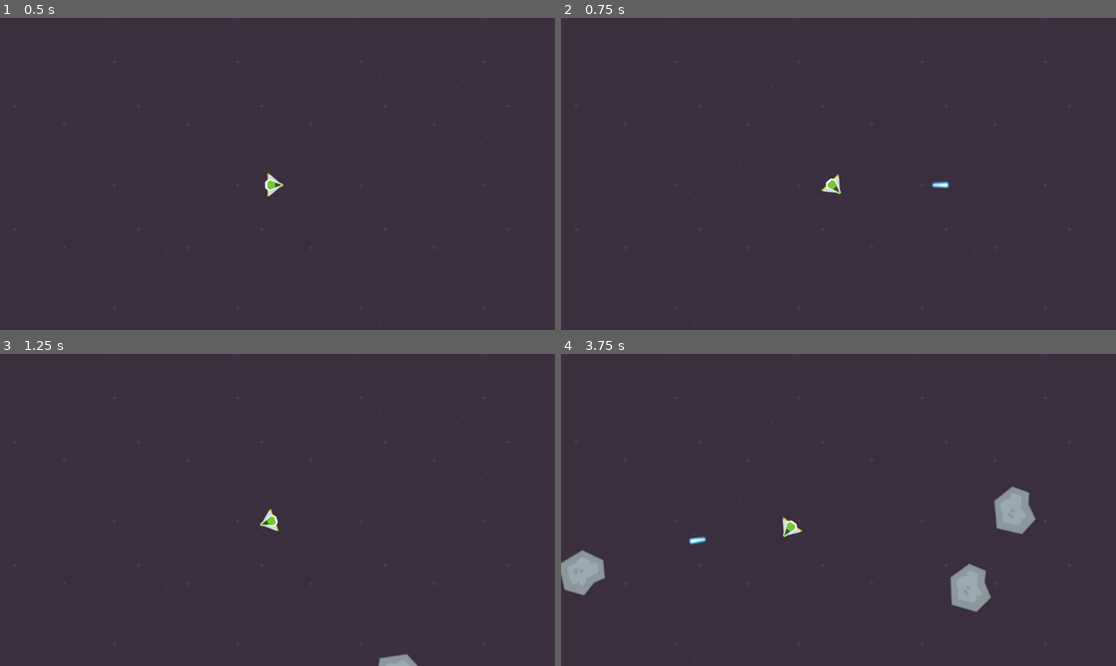
Above: before the commit, frames 1-4 (two rows, left to right).
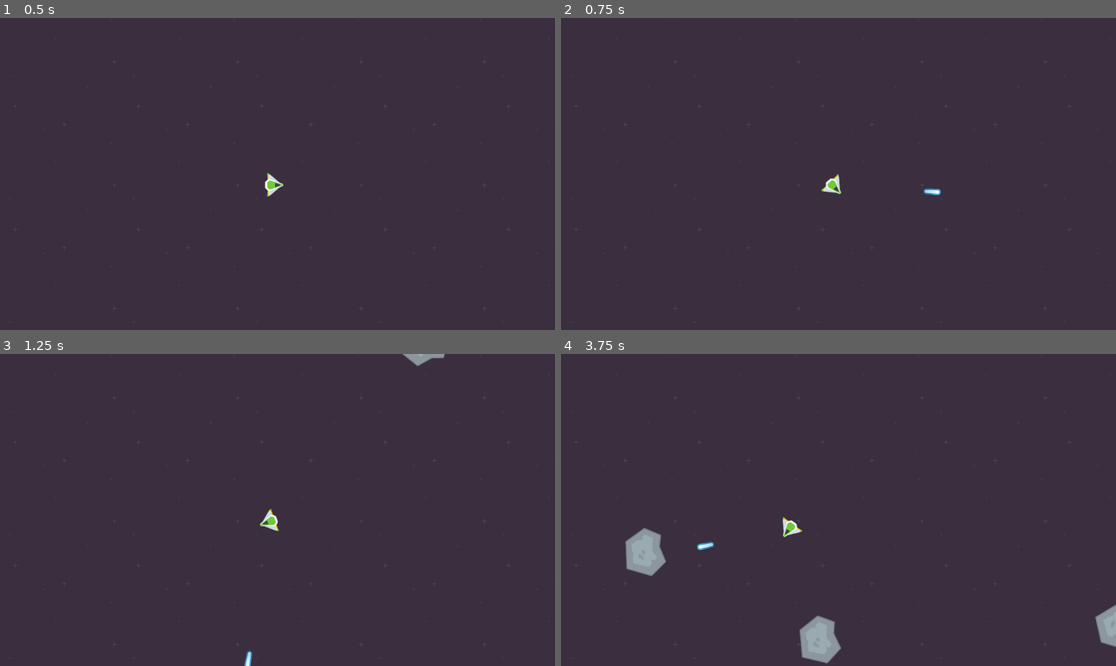
Above: after the commit, the same moments.

Repository: kwakoo-dev/20gc-04-asteroids
Game: Godot game, scene res://scenes/game.tscn
Two runs of this game, one before a commit and one after it. Both use one fixed random seed, a clock stepped at 60 frames per second and the inputs below. Sound files missing from this copy of the repository are replaced by a short silence.
Inputs:
- Up to frame 1 (0.5 s): no input
- Up to frame 2 (0.75 s): tap Enter at 0.5 s; hold D (right) from 0.53 s (still down); hold Space (shoot) from 0.53 s (still down)
- Up to frame 3 (1.25 s): keep holding D (right); keep holding Space (shoot)
- Up to frame 4 (3.75 s): release D (right) at 1.28 s; release Space (shoot) at 1.28 s; hold A (left) 1.28-2.03 s; tap Space (shoot) at 1.35, 2.85 s; hold D (right) 2.03-2.78 s; hold Space (shoot) 2.03-2.78 s; hold W (accelerate) 2.78-3.53 s; hold A (left) from 3.53 s (still down); hold Space (shoot) from 3.53 s (still down)

Frame 1 is identical in both runs. In frame 2, 0.1% of the frame differs, in the area x 65-70%, y 52-57%; in frame 3, 0.4%; in frame 4, 4.7%, in the area x 0-100%, y 42-100%.

Commit message:
- spawn 2 smaller asteroids when one is destroyed - automatic shooting while action button is held

Diff:
--- a/project.godot
+++ b/project.godot
@@ -19,6 +19,9 @@
 
 asteroids=""
 bullets=""
+small=""
+medium=""
+big=""
 
 [input]
 
--- a/scenes/asteroid.tscn
+++ b/scenes/asteroid_big.tscn
@@ -10,7 +10,7 @@
 [sub_resource type="CircleShape2D" id="CircleShape2D_u87q6"]
 radius = 40.7922
 
-[node name="Asteroid" type="RigidBody2D" groups=["asteroids"]]
+[node name="Asteroid_big" type="RigidBody2D" groups=["asteroids", "big"]]
 collision_layer = 2
 collision_mask = 7
 physics_material_override = SubResource("PhysicsMaterial_p0ukn")
@@ -19,7 +19,7 @@
 max_contacts_reported = 100
 script = ExtResource("1_6mo6b")
 
-[node name="MeteorGreyBig1" type="Sprite2D" parent="."]
+[node name="Sprite" type="Sprite2D" parent="."]
 texture = ExtResource("2_t4se3")
 
 [node name="CollisionShape2D" type="CollisionShape2D" parent="."]
--- /dev/null
+++ b/scenes/asteroid_medium.tscn
@@ -0,0 +1,32 @@
+[gd_scene load_steps=6 format=3 uid="uid://db5656ri0id44"]
+
+[ext_resource type="Script" uid="uid://c5aspwul5a5rf" path="res://scripts/asteroid.gd" id="1_pofgt"]
+[ext_resource type="Texture2D" uid="uid://cjvdiyucun8jm" path="res://gfx/meteorGrey_med1.png" id="2_pofgt"]
+[ext_resource type="AudioStream" uid="uid://cvvkxnkt1q40h" path="res://sfx/Boom74.wav" id="3_si1u6"]
+
+[sub_resource type="PhysicsMaterial" id="PhysicsMaterial_p0ukn"]
+bounce = 1.0
+
+[sub_resource type="CircleShape2D" id="CircleShape2D_u87q6"]
+radius = 24.0
+
+[node name="Asteroid_medium" type="RigidBody2D" groups=["asteroids", "medium"]]
+collision_layer = 2
+collision_mask = 7
+mass = 0.8
+physics_material_override = SubResource("PhysicsMaterial_p0ukn")
+gravity_scale = 0.0
+contact_monitor = true
+max_contacts_reported = 100
+script = ExtResource("1_pofgt")
+
+[node name="Sprite" type="Sprite2D" parent="."]
+texture = ExtResource("2_pofgt")
+
+[node name="CollisionShape2D" type="CollisionShape2D" parent="."]
+shape = SubResource("CircleShape2D_u87q6")
+
+[node name="ExplosionSound" type="AudioStreamPlayer" parent="."]
+stream = ExtResource("3_si1u6")
+
+[connection signal="body_entered" from="." to="." method="_on_body_entered"]
--- /dev/null
+++ b/scenes/asteroid_small.tscn
@@ -0,0 +1,32 @@
+[gd_scene load_steps=6 format=3 uid="uid://bm6gkg13wus6c"]
+
+[ext_resource type="Script" uid="uid://c5aspwul5a5rf" path="res://scripts/asteroid.gd" id="1_x7wxb"]
+[ext_resource type="Texture2D" uid="uid://d0shf1rqud72j" path="res://gfx/meteorGrey_small1.png" id="2_x7wxb"]
+[ext_resource type="AudioStream" uid="uid://cvvkxnkt1q40h" path="res://sfx/Boom74.wav" id="3_kci4s"]
+
+[sub_resource type="PhysicsMaterial" id="PhysicsMaterial_p0ukn"]
+bounce = 1.0
+
+[sub_resource type="CircleShape2D" id="CircleShape2D_u87q6"]
+radius = 12.0
+
+[node name="Asteroid_small" type="RigidBody2D" groups=["asteroids", "small"]]
+collision_layer = 2
+collision_mask = 7
+mass = 0.6
+physics_material_override = SubResource("PhysicsMaterial_p0ukn")
+gravity_scale = 0.0
+contact_monitor = true
+max_contacts_reported = 100
+script = ExtResource("1_x7wxb")
+
+[node name="Sprite" type="Sprite2D" parent="."]
+texture = ExtResource("2_x7wxb")
+
+[node name="CollisionShape2D" type="CollisionShape2D" parent="."]
+shape = SubResource("CircleShape2D_u87q6")
+
+[node name="ExplosionSound" type="AudioStreamPlayer" parent="."]
+stream = ExtResource("3_kci4s")
+
+[connection signal="body_entered" from="." to="." method="_on_body_entered"]
--- a/scenes/game.tscn
+++ b/scenes/game.tscn
@@ -1,9 +1,11 @@
-[gd_scene load_steps=6 format=3 uid="uid://ben3elpy1lx6c"]
+[gd_scene load_steps=8 format=3 uid="uid://ben3elpy1lx6c"]
 
 [ext_resource type="PackedScene" uid="uid://jbr4385ve2fd" path="res://scenes/ship.tscn" id="1_80nbo"]
 [ext_resource type="Script" uid="uid://bddramc6psasf" path="res://scripts/game.gd" id="1_feb5d"]
 [ext_resource type="Texture2D" uid="uid://b63umytcy83sh" path="res://gfx/darkPurple.png" id="2_e2o6t"]
-[ext_resource type="PackedScene" uid="uid://b2ivcxu82jb4x" path="res://scenes/asteroid.tscn" id="2_lbhrr"]
+[ext_resource type="PackedScene" uid="uid://b2ivcxu82jb4x" path="res://scenes/asteroid_big.tscn" id="2_lbhrr"]
+[ext_resource type="PackedScene" uid="uid://db5656ri0id44" path="res://scenes/asteroid_medium.tscn" id="3_p57ef"]
+[ext_resource type="PackedScene" uid="uid://bm6gkg13wus6c" path="res://scenes/asteroid_small.tscn" id="4_u5sy4"]
 
 [sub_resource type="Curve2D" id="Curve2D_80nbo"]
 _data = {
@@ -13,7 +15,9 @@
 
 [node name="Game" type="Node2D"]
 script = ExtResource("1_feb5d")
-asteroid_scene = ExtResource("2_lbhrr")
+asteroid_scene_big = ExtResource("2_lbhrr")
+asteroid_scene_medium = ExtResource("3_p57ef")
+asteroid_scene_small = ExtResource("4_u5sy4")
 
 [node name="DarkPurple" type="Sprite2D" parent="."]
 texture_filter = 1
--- a/scripts/asteroid.gd
+++ b/scripts/asteroid.gd
@@ -4,7 +4,7 @@
 @export
 var asteroid_initial_force : int = 10000
 
-signal asteroid_destroyed(last_rotation : float)
+signal asteroid_destroyed(last_position : Vector2, last_rotation : float)
 
 var current_direction : Vector2 = Vector2.RIGHT
 var rotation_speed : float = 1000
@@ -20,9 +20,12 @@
 	rotation_speed = randf_range(-1, 1)
 	apply_force(start_direction.normalized() * asteroid_initial_force)
 
+
 func _physics_process(delta: float) -> void:
 	rotate(rotation_speed * delta)
 	var collision : KinematicCollision2D  = move_and_collide(current_direction * delta)
+	if collision:
+		linear_velocity = linear_velocity.bounce(collision.get_normal())
 
 func _integrate_forces(state: PhysicsDirectBodyState2D) -> void:
 	wrap_asteroid(state)
@@ -40,5 +43,5 @@
 	$CollisionShape2D.disabled = true
 	$ExplosionSound.play()
 	await $ExplosionSound.finished
-	asteroid_destroyed.emit(rotation)
+	asteroid_destroyed.emit(position, get_global_transform().get_rotation())
 	queue_free()
--- a/scripts/game.gd
+++ b/scripts/game.gd
@@ -1,7 +1,11 @@
 extends Node2D
 
 @export
-var asteroid_scene : PackedScene
+var asteroid_scene_big : PackedScene
+@export
+var asteroid_scene_medium : PackedScene
+@export
+var asteroid_scene_small : PackedScene
 
 @onready
 var spawn_point = $AsteroidSpawnPath/SpawnPoint
@@ -13,12 +17,33 @@
 func _on_spawn_timer_timeout() -> void:
 	var asteroids_count : int = get_tree().get_nodes_in_group("asteroids").size()
 	if asteroids_count < max_asteroid_count:
-		spawn_asteroid()
+		spawn_big_asteroid()
 
-func spawn_asteroid() -> void:
+func spawn_big_asteroid() -> void:
 	spawn_point.progress_ratio = randf()
+	var direction : Vector2 = (ship.position - spawn_point.position).rotated(randf_range(-PI/2, PI/2))
+	var asteroid : Asteroid = create_asteroid(asteroid_scene_big, spawn_point.position, direction, spawn_medium_asteroid)
+	add_child(asteroid)
+
+func spawn_medium_asteroid(last_position : Vector2, last_rotation : float) -> void:
+	var new_rotation_1 = Vector2.from_angle(last_rotation).rotated(deg_to_rad(135))
+	var new_rotation_2 = Vector2.from_angle(last_rotation).rotated(deg_to_rad(-135))
+	var asteroid_1 : Asteroid = create_asteroid(asteroid_scene_medium, last_position, new_rotation_1, spawn_small_asteroid)
+	var asteroid_2 : Asteroid = create_asteroid(asteroid_scene_medium, last_position, new_rotation_2, spawn_small_asteroid)
+	add_child(asteroid_1)
+	add_child(asteroid_2)
+
+func spawn_small_asteroid(last_position : Vector2, last_rotation : float) -> void:
+	var new_rotation_1 = Vector2.from_angle(last_rotation).rotated(deg_to_rad(135))
+	var new_rotation_2 = Vector2.from_angle(last_rotation).rotated(deg_to_rad(-135))
+	var asteroid_1 : Asteroid = create_asteroid(asteroid_scene_small, last_position, new_rotation_1)
+	var asteroid_2 : Asteroid = create_asteroid(asteroid_scene_small, last_position, new_rotation_2)
+	add_child(asteroid_1)
+	add_child(asteroid_2)
+
+func create_asteroid(asteroid_scene : PackedScene, position : Vector2, direction : Vector2, destroyed_callback : Callable = Callable()) -> Asteroid:
 	var asteroid : Asteroid = asteroid_scene.instantiate()
-	asteroid.position = spawn_point.position
-	var direction : Vector2 = (ship.position - asteroid.position)
-	asteroid.start_moving(direction.rotated(randf_range(-PI/2, PI/2)))
-	add_child(asteroid)
+	asteroid.position = position
+	asteroid.asteroid_destroyed.connect(destroyed_callback)
+	asteroid.start_moving(direction)
+	return asteroid
--- a/scripts/ship.gd
+++ b/scripts/ship.gd
@@ -2,6 +2,9 @@
 
 @export
 var laser_scene : PackedScene
+@export_custom(PROPERTY_HINT_NONE, "suffix:ms")
+var shoot_delay : int = 400
+var last_shoot_msec : int = 0
 
 var thrust_direction : Vector2 = Vector2.RIGHT
 var rotation_speed : float = 4.0
@@ -12,7 +15,6 @@
 var wrap_margin : float = ($ShiipSprite.get_rect().size.x + $ShiipSprite.get_rect().size.y) / 4.0
 @onready
 var viewport : Vector2 = get_viewport_rect().size
-
 
 func _physics_process(delta: float) -> void:
 	var rotation_input : float = Input.get_axis("left", "right")
@@ -25,13 +27,21 @@
 		velocity = velocity.bounce(collision.get_normal()) * 0.5
 	wrap_ship()
 
-func _input(event: InputEvent) -> void:
-	if event.is_action_pressed("shoot"):
-		var laser : Laser = laser_scene.instantiate()
-		laser.global_position =  $Shooter.global_position
-		laser.global_rotation = $Shooter.global_rotation
-		get_tree().root.add_child(laser)
-		$ShootSound.play()
+#func _input(event: InputEvent) -> void:
+	#if event.is_action_pressed("shoot"):
+		#shoot_laser()
+
+func _process(delta: float) -> void:
+	if Input.is_action_pressed("shoot") && Time.get_ticks_msec() > last_shoot_msec + shoot_delay:
+		last_shoot_msec = Time.get_ticks_msec()
+		shoot_laser()
+
+func shoot_laser() -> void:
+	var laser : Laser = laser_scene.instantiate()
+	laser.global_position =  $Shooter.global_position
+	laser.global_rotation = $Shooter.global_rotation
+	get_tree().root.add_child(laser)
+	$ShootSound.play()
 
 func wrap_ship() -> void:
 	position.x = wrapf(position.x, -wrap_margin, viewport.x + wrap_margin)
Binary file added: gfx/meteorGrey_med1.png
Not shown, added: gfx/meteorGrey_med1.png.import
Binary file added: gfx/meteorGrey_small1.png
Not shown, added: gfx/meteorGrey_small1.png.import
